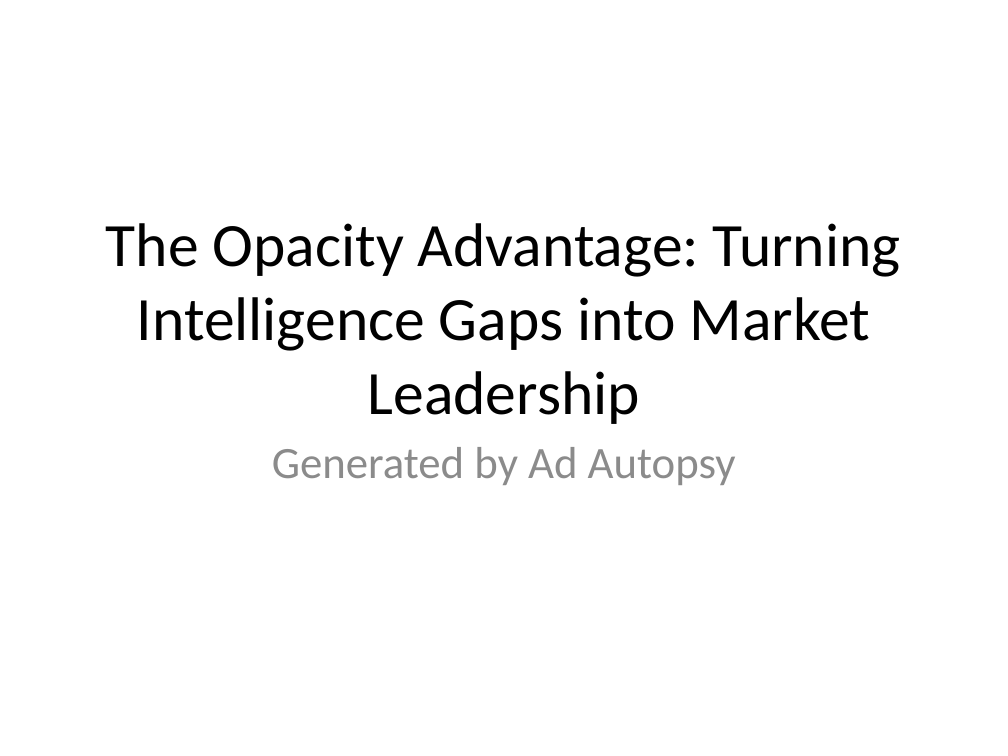
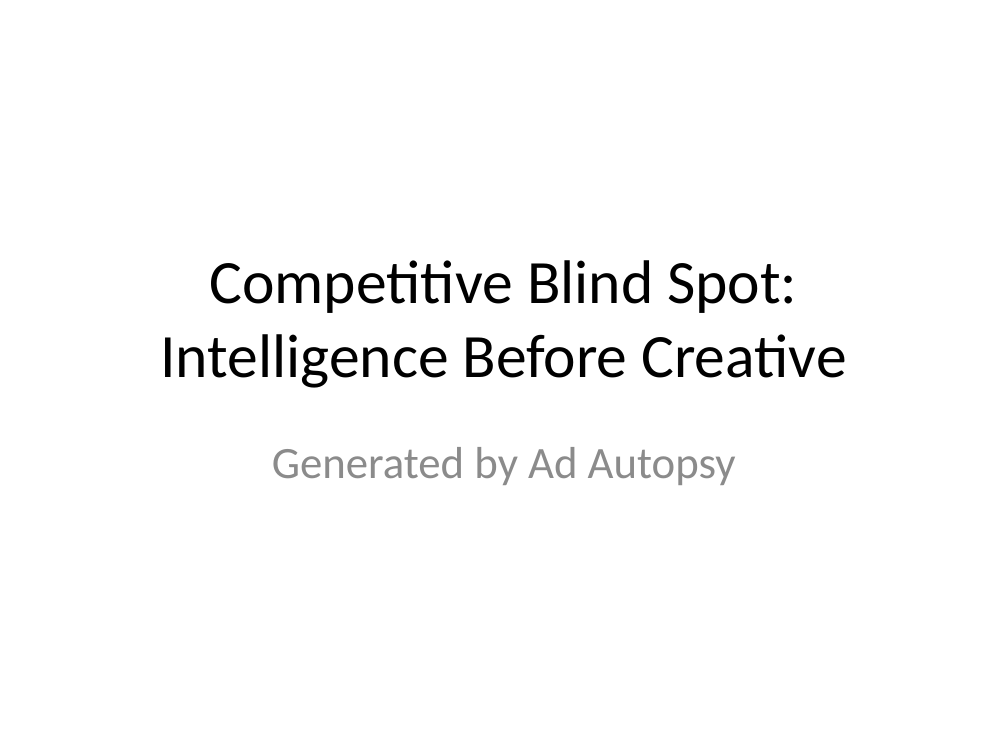
Before and after one commit to shreelakham/Ad-Autopsy, a slide deck: slide 1 of cache/pitch.pptx. Drawn at 1008x756 pixels with LibreOffice and Linux fonts; fonts in the diff are those of the drawing. Boxes give left, top, right and bottom in pixels: in the first picture for what was removed or moved away, otherwise in the second. Text is boxed around its words. In the diff, an @@ line names an element or a change of style, - is before the commit and + after.

```diff
--- a/cache/pitch.pptx
+++ b/cache/pitch.pptx
@@ title at <box>160,260,846,388</box>: text changed @@
-The Opacity Advantage: Turning Intelligence Gaps into Market Leadership
+Competitive Blind Spot: Intelligence Before Creative
```
Also in this commit, not shown: 1 other slide changed, 3 slides added, 3 slides removed, 7 other files.
